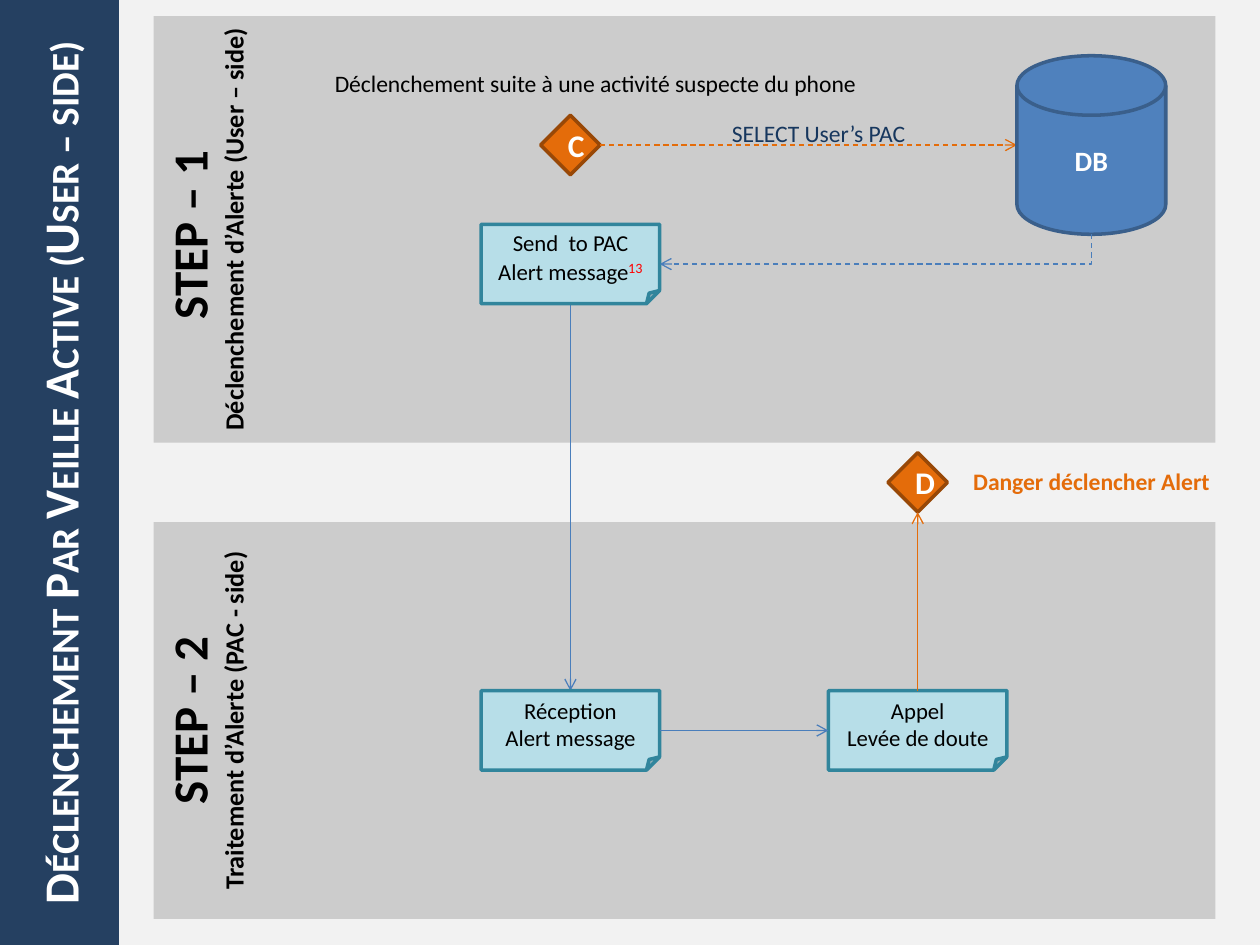
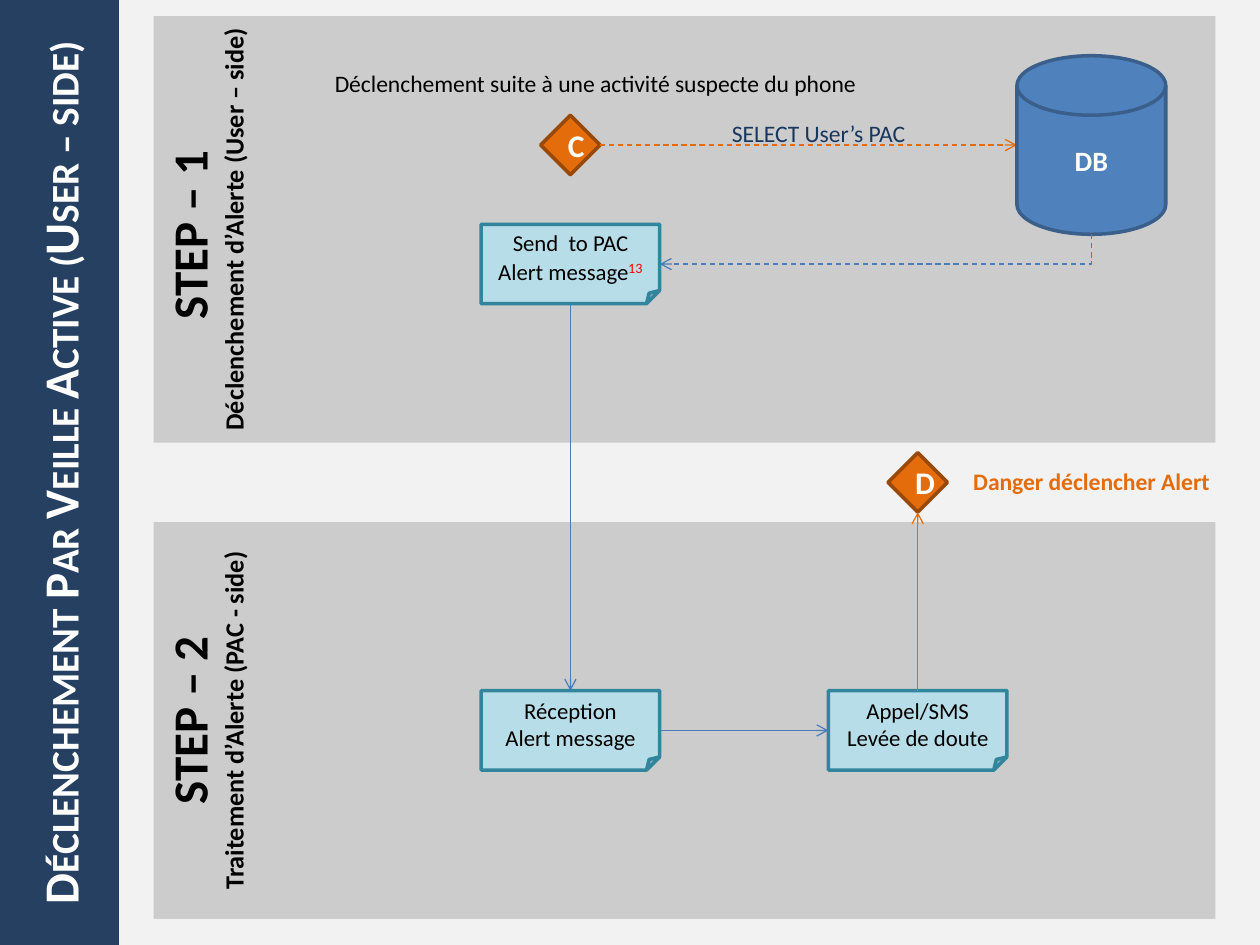
Before and after one commit to SadioD/guineaAlert, a slide deck: slide 4 of useCase_ppt.pptx. Drawn at 1260x945 pixels with LibreOffice and Linux fonts; fonts in the diff are those of the drawing. Boxes give left, top, right and bottom in pixels: in the first picture for what was removed or moved away, otherwise in the second. Text is boxed around its words. In the diff, an @@ line names an element or a change of style, - is before the commit and + after.

```diff
--- a/useCase_ppt.pptx
+++ b/useCase_ppt.pptx
@@ text in folded corner at bbox=[866, 703, 968, 723]: text changed @@
-Appel
+Appel/SMS
```
Also in this commit, not shown: 1 other slide changed, 2 slides added, 1 other file.
